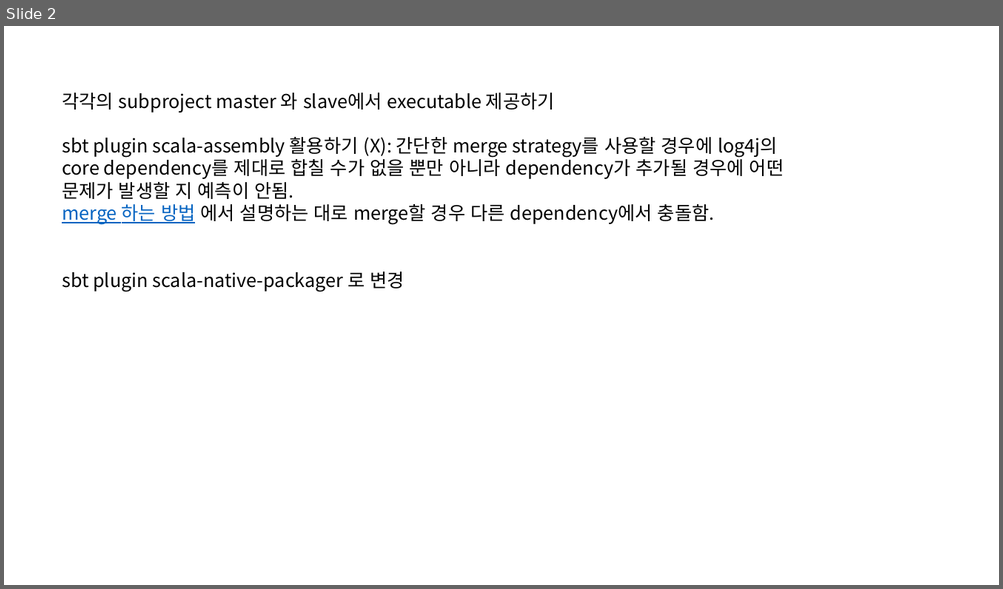
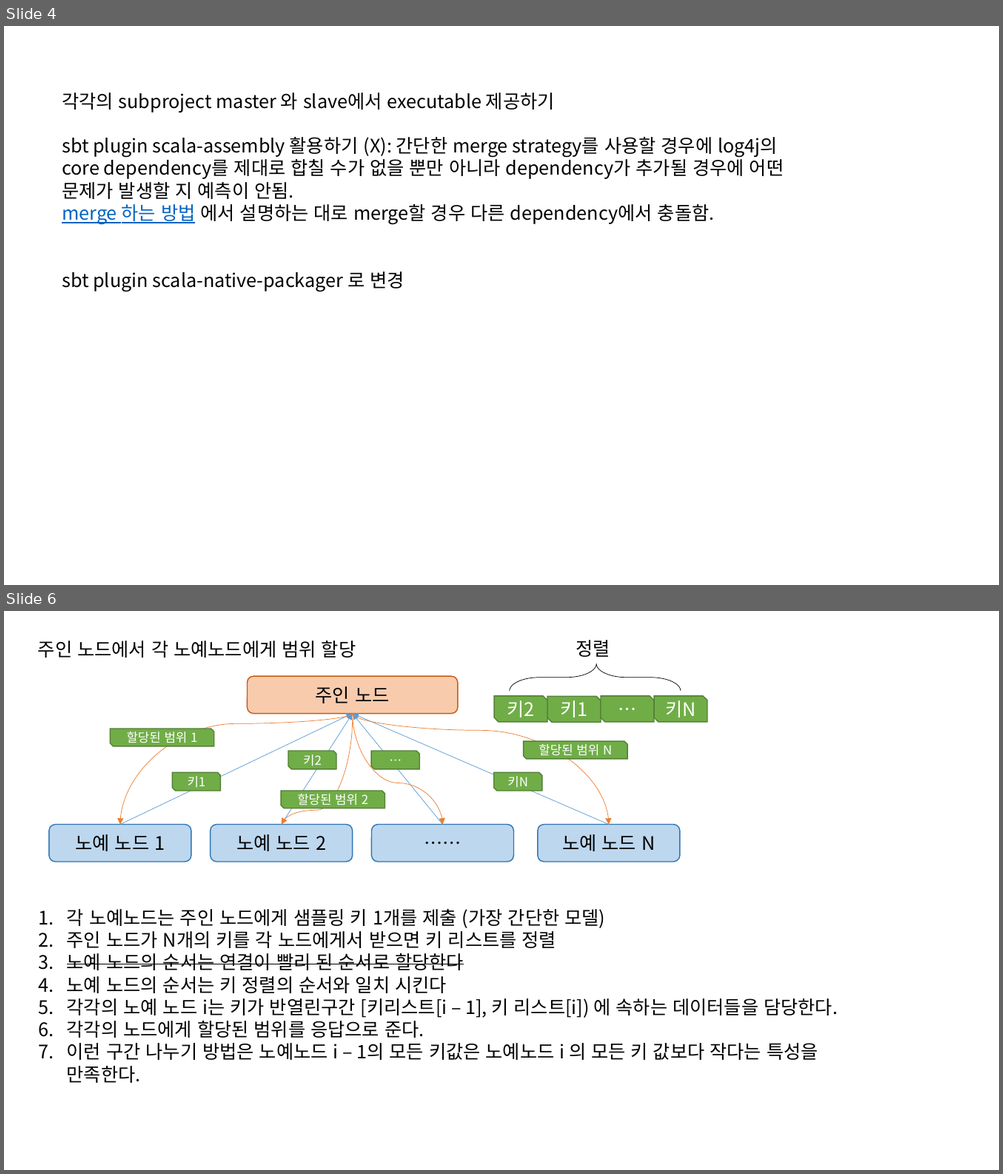
Before and after one commit to HoOngEe/cs434-doc, a slide deck: Design.pptx. Shown one above the other, each under a label of ours: slide 2 before the commit, slides 4 and 6 after it; the slides between them are not shown. The pictures are 1003x589 and 1003x1174 pixels, drawn with LibreOffice and Linux fonts; fonts in the diff are those of the drawing. Boxes give left, top, right and bottom in pixels: in the first picture for what was removed or moved away, otherwise in the second. Text is boxed around its words. In the diff, an @@ line names an element or a change of style, - is before the commit and + after.

```diff
--- a/Design.pptx
+++ b/Design.pptx
@@ slide 6 added at <box>4,611,999,1170</box>, background #FFFFFF @@
@@ text added at <box>38,641,356,658</box>, 18 pt, text #000000 @@
+주인 노드에서 각 노예노드에게 범위 할당
@@ text added at <box>575,640,609,657</box>, 18 pt, text #000000 @@
+정렬
@@ rounded rectangle added at <box>247,677,458,714</box>, fill #F8CBAD, outline #C55A11 1 pt, 18 pt, text #000000 @@
+주인 노드
@@ group added at <box>494,664,707,722</box>: 4 snip diag rects, 1 right brace @@
+키1
+키2
+…
+키N
@@ arrow added from (120, 824) to (353, 714), #5B9BD5 0.5 pt @@
@@ curved arrow added from (353, 714) to (120, 824), #ED7D31 0.5 pt @@
@@ arrow added from (282, 824) to (353, 714), #5B9BD5 0.5 pt @@
@@ curved arrow added from (353, 718) to (282, 824), #ED7D31 0.5 pt @@
@@ arrow added from (609, 824) to (353, 714), #5B9BD5 0.5 pt @@
@@ arrow added from (443, 824) to (353, 714), #5B9BD5 0.5 pt @@
@@ curved arrow added from (353, 714) to (443, 824), #ED7D31 0.5 pt @@
@@ curved arrow added from (353, 714) to (609, 824), #ED7D31 0.5 pt @@
@@ snip diag rect added at <box>110,729,213,747</box>, fill #70AD47, outline #538035 1 pt, 12 pt, text #FFFFFF @@
+할당된 범위 1
@@ snip diag rect added at <box>523,741,627,760</box>, fill #70AD47, outline #538035 1 pt, 12 pt, text #FFFFFF @@
+할당된 범위 N
@@ snip diag rect added at <box>288,752,337,770</box>, fill #70AD47, outline #538035 1 pt, 12 pt, text #FFFFFF @@
+키2
@@ snip diag rect added at <box>371,752,420,770</box>, fill #70AD47, outline #538035 1 pt, 12 pt, text #FFFFFF @@
+…
@@ snip diag rect added at <box>173,772,221,791</box>, fill #70AD47, outline #538035 1 pt, 12 pt, text #FFFFFF @@
+키1
@@ snip diag rect added at <box>494,772,543,791</box>, fill #70AD47, outline #538035 1 pt, 12 pt, text #FFFFFF @@
+키N
@@ snip diag rect added at <box>281,791,384,809</box>, fill #70AD47, outline #538035 1 pt, 12 pt, text #FFFFFF @@
+할당된 범위 2
@@ rounded rectangle added at <box>48,824,190,862</box>, fill #BDD7EE, outline #2E75B6 1 pt, 18 pt, text #000000 @@
+노예 노드 1
@@ rounded rectangle added at <box>210,824,352,862</box>, fill #BDD7EE, outline #2E75B6 1 pt, 18 pt, text #000000 @@
+노예 노드 2
@@ rounded rectangle added at <box>372,824,514,862</box>, fill #BDD7EE, outline #2E75B6 1 pt, 18 pt, text #000000 @@
+……
@@ rounded rectangle added at <box>538,824,679,862</box>, fill #BDD7EE, outline #2E75B6 1 pt, 18 pt, text #000000 @@
+노예 노드 N
@@ text added at <box>67,909,837,1083</box>, 18 pt, text #000000 @@
+1. 각 노예노드는 주인 노드에게 샘플링 키 1개를 제출 (가장 간단한 모델)
+2. 주인 노드가 N개의 키를 각 노드에게서 받으면 키 리스트를 정렬
+3. 노예 노드의 순서는 연결이 빨리 된 순서로 할당한다
+4. 노예 노드의 순서는 키 정렬의 순서와 일치 시킨다
+5. 각각의 노예 노드 i는 키가 반열린구간 [키리스트[i – 1], 키 리스트[i]) 에 속하는 데이터들을 담당한다.
+6. 각각의 노드에게 할당된 범위를 응답으로 준다.
+7. 이런 구간 나누기 방법은 노예노드 i – 1의 모든 키값은 노예노드 i 의 모든 키 값보다 작다는 특성을 만족한다.
@@ what was slide 2 is now slide 4 @@
```
Also in this commit, not shown: 5 other slides added.
